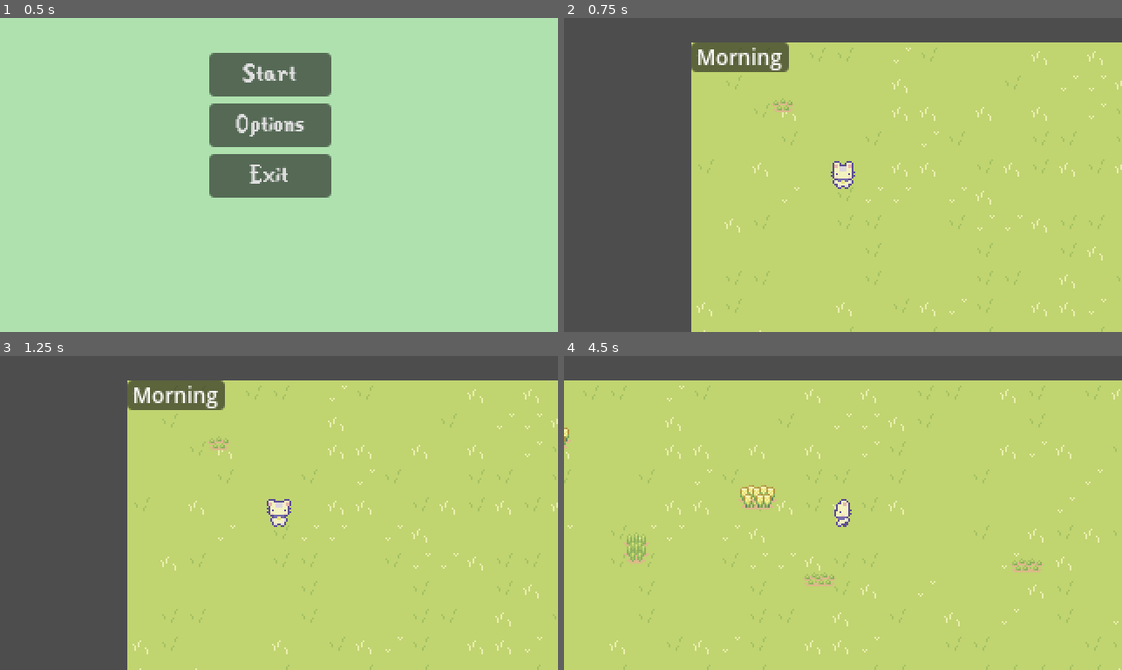
Above: before the commit, frames 1-4 (two rows, left to right).
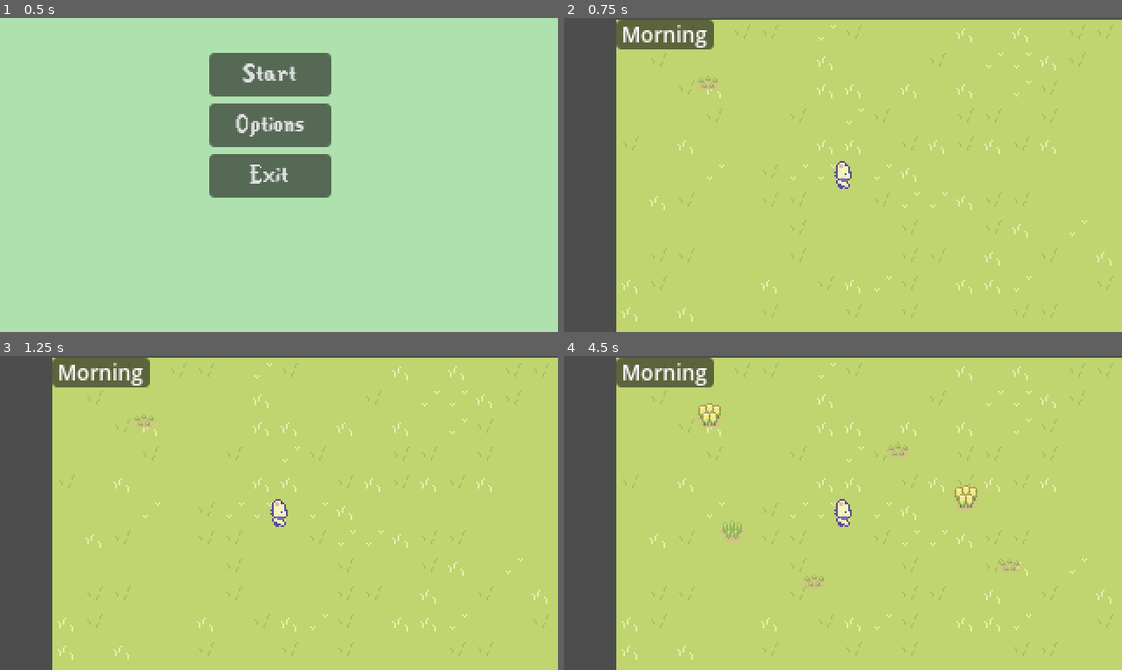
Above: after the commit, the same moments.

Repository: egd3025/everbloom
Game: Godot game, scene res://start_menu.tscn
Two runs of this game, one before a commit and one after it. Both use one fixed random seed, a clock stepped at 60 frames per second and the inputs below.
Inputs (mouse positions are in pixels of both pictures, inside the frame that each line leads up to):
- Up to frame 1 (0.5 s): no input
- Up to frame 2 (0.75 s): click "Start" at 0.5 s
- Up to frame 3 (1.25 s): no input
- Up to frame 4 (4.5 s): move the mouse to (965, 497) at 1.27 s; hold Right (ui_right) 1.28-2.03 s; click (965, 497) at 1.35 s; move the mouse to (731, 528) at 2.02 s; hold Down (ui_down) 2.03-2.78 s; click (731, 528) at 2.1 s; move the mouse to (898, 443) at 2.77 s; hold Right (ui_right) 2.78-3.53 s; click (898, 443) at 2.85 s; move the mouse to (815, 575) at 3.52 s; hold Up (ui_up) 3.53-4.28 s; click (815, 575) at 3.6 s; move the mouse to (1010, 560) at 4.27 s; hold Left (ui_left) from 4.28 s (still down); click (1010, 560) at 4.35 s

Frame 1 is identical in both runs. In frame 2, 22% of the frame differs, in the area x 9-100%, y 0-100%; in frame 3, 22%; in frame 4, 19%.

Commit message:
created inventory UI, needs scene changes for full functionality

Diff:
--- /dev/null
+++ b/EverBloom/Inventory/Inventory_UI.gd
@@ -0,0 +1,28 @@
+extends Control
+
+@onready var inv: Inv = preload("res://Inventory/player_inv.tres")
+@onready var slots: Array = $NinePatchRect/GridContainer.get_children()
+var is_open = false
+
+func _ready():
+	update_slots()
+	close()
+
+func update_slots():
+	for i in range(min(inv.items.size(), slots.size())):
+		slots[i].update(inv.items[i])
+
+func _process(delta):
+	if Input.is_action_just_pressed("inventory"):
+		if is_open:
+			close()
+		else:
+			open()
+
+func open():
+	visible = true
+	is_open = true
+
+func close():
+	visible = false
+	is_open = false
--- /dev/null
+++ b/EverBloom/Inventory/inventory_ui.tscn
@@ -0,0 +1,78 @@
+[gd_scene load_steps=4 format=3 uid="uid://00dg16oiyej"]
+
+[ext_resource type="Script" path="res://Inventory/Inventory_UI.gd" id="1_gwhdc"]
+[ext_resource type="Texture2D" uid="uid://sfx0gevdpbl8" path="res://Inventory/inventory-background.png" id="2_2yepr"]
+[ext_resource type="PackedScene" uid="uid://b56j1qcxe3igr" path="res://Inventory/inventory_ui_slot.tscn" id="3_1dwlq"]
+
+[node name="Inventory_UI" type="Control"]
+custom_minimum_size = Vector2(85, 64)
+layout_mode = 3
+anchors_preset = 15
+anchor_right = 1.0
+anchor_bottom = 1.0
+offset_right = -235.0
+offset_bottom = -116.0
+grow_horizontal = 2
+grow_vertical = 2
+script = ExtResource("1_gwhdc")
+
+[node name="NinePatchRect" type="NinePatchRect" parent="."]
+layout_mode = 0
+offset_right = 85.0
+offset_bottom = 64.0
+texture = ExtResource("2_2yepr")
+patch_margin_left = 6
+patch_margin_top = 6
+patch_margin_right = 6
+patch_margin_bottom = 6
+
+[node name="GridContainer" type="GridContainer" parent="NinePatchRect"]
+layout_mode = 1
+anchors_preset = 8
+anchor_left = 0.5
+anchor_top = 0.5
+anchor_right = 0.5
+anchor_bottom = 0.5
+offset_left = -38.0
+offset_top = -28.0
+offset_right = 38.0
+offset_bottom = 28.0
+grow_horizontal = 2
+grow_vertical = 2
+columns = 4
+
+[node name="Inventory_UI_Slot1" parent="NinePatchRect/GridContainer" instance=ExtResource("3_1dwlq")]
+layout_mode = 2
+
+[node name="Inventory_UI_Slot2" parent="NinePatchRect/GridContainer" instance=ExtResource("3_1dwlq")]
+layout_mode = 2
+
+[node name="Inventory_UI_Slot3" parent="NinePatchRect/GridContainer" instance=ExtResource("3_1dwlq")]
+layout_mode = 2
+
+[node name="Inventory_UI_Slot4" parent="NinePatchRect/GridContainer" instance=ExtResource("3_1dwlq")]
+layout_mode = 2
+
+[node name="Inventory_UI_Slot5" parent="NinePatchRect/GridContainer" instance=ExtResource("3_1dwlq")]
+layout_mode = 2
+
+[node name="Inventory_UI_Slot6" parent="NinePatchRect/GridContainer" instance=ExtResource("3_1dwlq")]
+layout_mode = 2
+
+[node name="Inventory_UI_Slot7" parent="NinePatchRect/GridContainer" instance=ExtResource("3_1dwlq")]
+layout_mode = 2
+
+[node name="Inventory_UI_Slot8" parent="NinePatchRect/GridContainer" instance=ExtResource("3_1dwlq")]
+layout_mode = 2
+
+[node name="Inventory_UI_Slot9" parent="NinePatchRect/GridContainer" instance=ExtResource("3_1dwlq")]
+layout_mode = 2
+
+[node name="Inventory_UI_Slot10" parent="NinePatchRect/GridContainer" instance=ExtResource("3_1dwlq")]
+layout_mode = 2
+
+[node name="Inventory_UI_Slot11" parent="NinePatchRect/GridContainer" instance=ExtResource("3_1dwlq")]
+layout_mode = 2
+
+[node name="Inventory_UI_Slot12" parent="NinePatchRect/GridContainer" instance=ExtResource("3_1dwlq")]
+layout_mode = 2
--- /dev/null
+++ b/EverBloom/Inventory/inventory_ui_slot.gd
@@ -0,0 +1,10 @@
+extends Panel
+
+@onready var item_visual: Sprite2D = $CenterContainer/Panel/item_display
+
+func update(item: InvItem):
+	if !item:
+		item_visual.visible = false
+	else:
+		item_visual.visible = true
+		item_visual.texture = item.texture
--- /dev/null
+++ b/EverBloom/Inventory/inventory_ui_slot.tscn
@@ -0,0 +1,29 @@
+[gd_scene load_steps=3 format=3 uid="uid://b56j1qcxe3igr"]
+
+[ext_resource type="Texture2D" uid="uid://r3i11gdq37gv" path="res://Inventory/inventory-slot.png" id="1_5qrjc"]
+[ext_resource type="Script" path="res://Inventory/inventory_ui_slot.gd" id="1_p0wm6"]
+
+[node name="Inventory_UI_Slot" type="Panel"]
+self_modulate = Color(1, 1, 1, 0)
+custom_minimum_size = Vector2(16, 16)
+offset_right = 16.0
+offset_bottom = 16.0
+script = ExtResource("1_p0wm6")
+
+[node name="Sprite2D" type="Sprite2D" parent="."]
+texture = ExtResource("1_5qrjc")
+centered = false
+
+[node name="CenterContainer" type="CenterContainer" parent="."]
+custom_minimum_size = Vector2(16, 16)
+layout_mode = 0
+offset_right = 16.0
+offset_bottom = 16.0
+
+[node name="Panel" type="Panel" parent="CenterContainer"]
+layout_mode = 2
+
+[node name="item_display" type="Sprite2D" parent="CenterContainer/Panel"]
+position = Vector2(-8, -8)
+texture = ExtResource("1_5qrjc")
+centered = false
--- a/EverBloom/World/world.tscn
+++ b/EverBloom/World/world.tscn
@@ -1,11 +1,10 @@
-[gd_scene load_steps=23 format=3 uid="uid://bnakm63s4hcam"]
+[gd_scene load_steps=22 format=3 uid="uid://bnakm63s4hcam"]
 
 [ext_resource type="TileSet" uid="uid://cxa3a7h17ymwt" path="res://stardew.tres" id="1_5jp6c"]
 [ext_resource type="Script" path="res://World/world.gd" id="1_a85sf"]
-[ext_resource type="Script" path="res://Player/Player.gd" id="2_3431q"]
 [ext_resource type="Script" path="res://World/WorldGen.gd" id="2_rlebr"]
+[ext_resource type="Script" path="res://Inventory/Inventory_UI.gd" id="4_blnk0"]
 [ext_resource type="Texture2D" uid="uid://br34h1te2q78s" path="res://cup_noodle/Basic Charakter Spritesheet.png" id="4_h38wm"]
-[ext_resource type="Resource" uid="uid://dsa4i547iaexd" path="res://Inventory/player_inv.tres" id="5_txq6l"]
 [ext_resource type="PackedScene" uid="uid://byhgnas87o1gb" path="res://Plants/Plant.tscn" id="6_sfo2u"]
 [ext_resource type="Script" path="res://World/DayTimer.gd" id="7_qxuh3"]
 
@@ -143,9 +142,8 @@
 script = ExtResource("2_rlebr")
 
 [node name="player" type="CharacterBody2D" parent="."]
-position = Vector2(87, 76)
-script = ExtResource("2_3431q")
-inv = ExtResource("5_txq6l")
+position = Vector2(130, 89)
+script = ExtResource("4_blnk0")
 metadata/_edit_group_ = true
 
 [node name="CollisionShape2D" type="CollisionShape2D" parent="player"]
--- a/EverBloom/project.godot
+++ b/EverBloom/project.godot
@@ -35,6 +35,11 @@
 "events": [Object(InputEventKey,"resource_local_to_scene":false,"resource_name":"","device":0,"window_id":0,"alt_presse …(181 unchanged characters)…
 ]
 }
+inventory={
+"deadzone": 0.5,
+"events": [Object(InputEventKey,"resource_local_to_scene":false,"resource_name":"","device":-1,"window_id":0,"alt_pressed":false,"shift_pressed":false,"ctrl_pressed":false,"meta_pressed":false,"pressed":false,"keycode":0,"physical_keycode":73,"key_label":0,"unicode":105,"echo":false,"script":null)
+]
+}
 
 [rendering]
 
Binary file added: EverBloom/Inventory/inventory-background.png
Not shown, added: EverBloom/Inventory/inventory-background.png.import
Binary file added: EverBloom/Inventory/inventory-slot.png
Not shown, added: EverBloom/Inventory/inventory-slot.png.import
